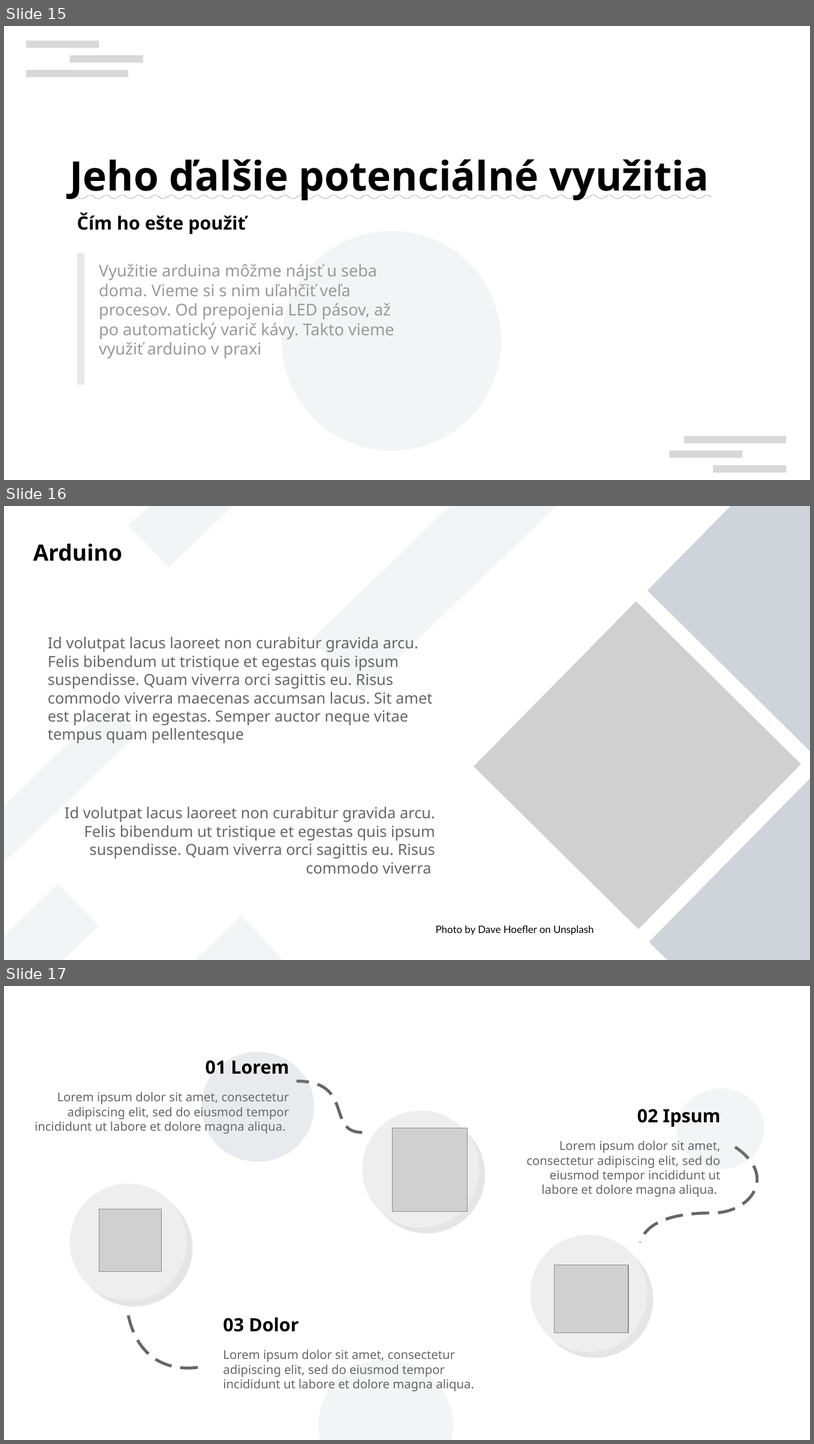
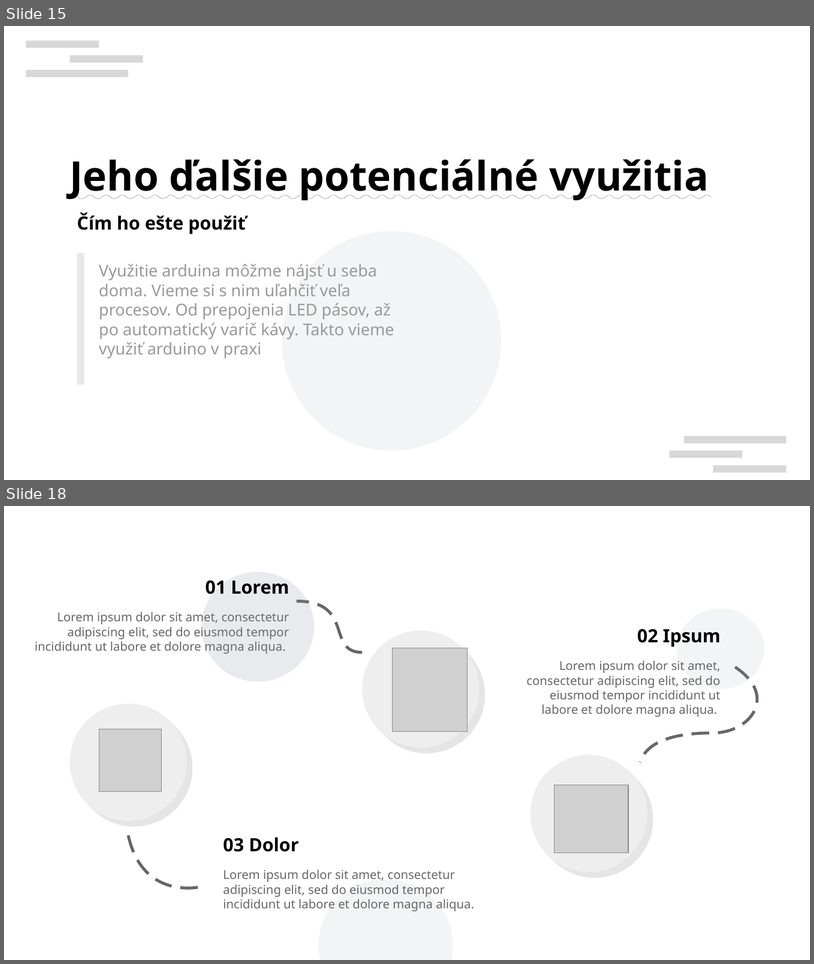
Before and after one commit to ZekoSNB/School, a slide deck: presenting/prezentacia_prednaska.odp. Shown one above the other, each under a label of ours: slides 15, 16 and 17 before the commit, slides 15 and 18 after it; the slides between them are not shown. The pictures are 814x1444 and 814x964 pixels, drawn with LibreOffice and Linux fonts; fonts in the diff are those of the drawing; grey boxes stand for pictures; background and template pictures are left out. Boxes give left, top, right and bottom in pixels: in the first picture for what was removed or moved away, otherwise in the second. Text is boxed around its words. In the diff, an @@ line names an element or a change of style, - is before the commit and + after.

```diff
--- a/presenting/prezentacia_prednaska.odp
+++ b/presenting/prezentacia_prednaska.odp
@@ slide 16 removed at (4, 506, 810, 960), background #FFFFFF @@
@@ rectangle removed at (128, 506, 318, 567) @@
@@ rectangle removed at (312, 506, 563, 693) @@
@@ rectangle removed at (648, 506, 810, 754) @@
@@ text removed at (33, 543, 123, 561) @@
-Arduino
@@ picture removed at (474, 601, 801, 929) @@
@@ text removed at (48, 636, 432, 743) @@
-Id volutpat lacus laoreet non curabitur gravida arcu. Felis bibendum ut tristique et egestas quis ipsum suspendisse. Quam viverra orci sagittis eu. Risus commodo viverra maecenas accumsan lacus. Sit amet est placerat in egestas. Semper auctor neque vitae tempus quam pellentesque
@@ rectangle removed at (4, 703, 138, 876) @@
@@ rectangle removed at (650, 777, 810, 960) @@
@@ text removed at (65, 806, 435, 873) @@
-Id volutpat lacus laoreet non curabitur gravida arcu. Felis bibendum ut tristique et egestas quis ipsum suspendisse. Quam viverra orci sagittis eu. Risus commodo viverra
@@ rectangle removed at (4, 883, 99, 960) @@
@@ rectangle removed at (92, 916, 282, 960) @@
@@ text removed at (436, 925, 594, 934) @@
-Photo by Dave Hoefler on Unsplash
@@ what was slide 17 is now slide 18 @@
```
Also in this commit, not shown: 2 slides changed, 2 slides added, 3 other files.
